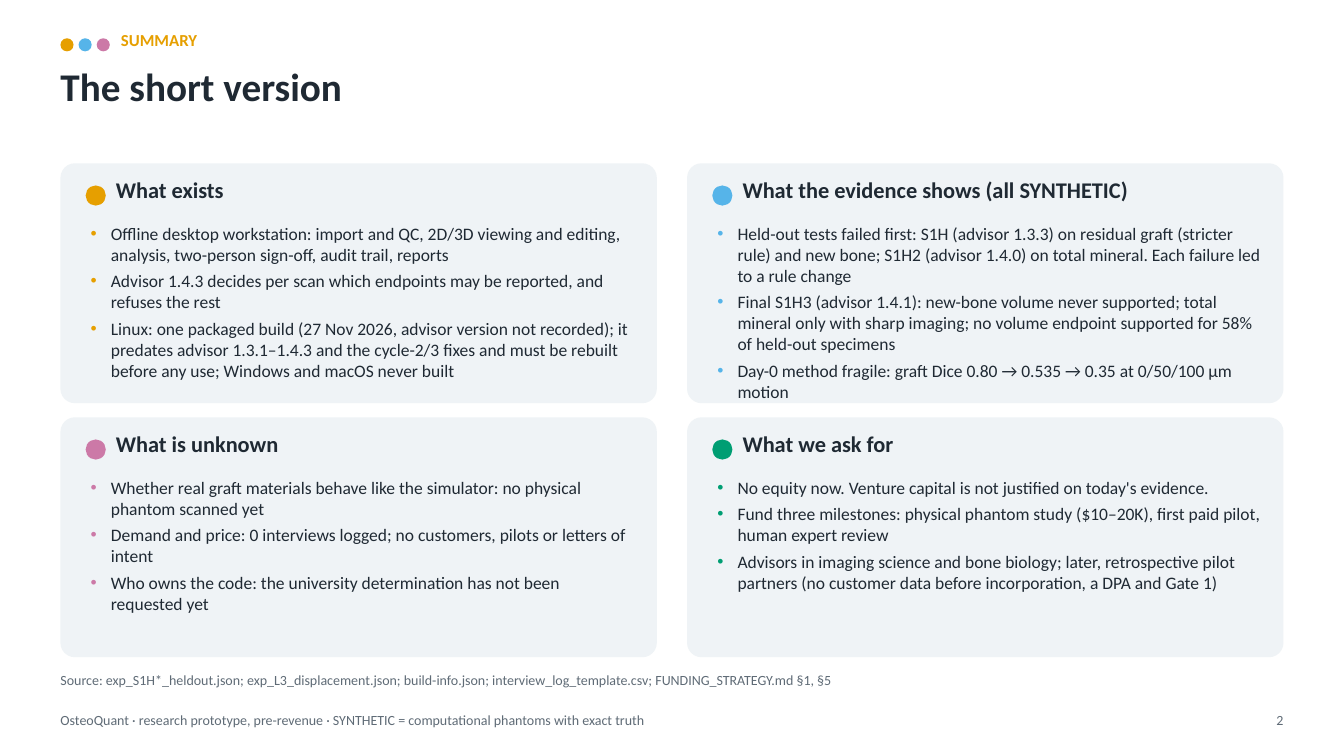
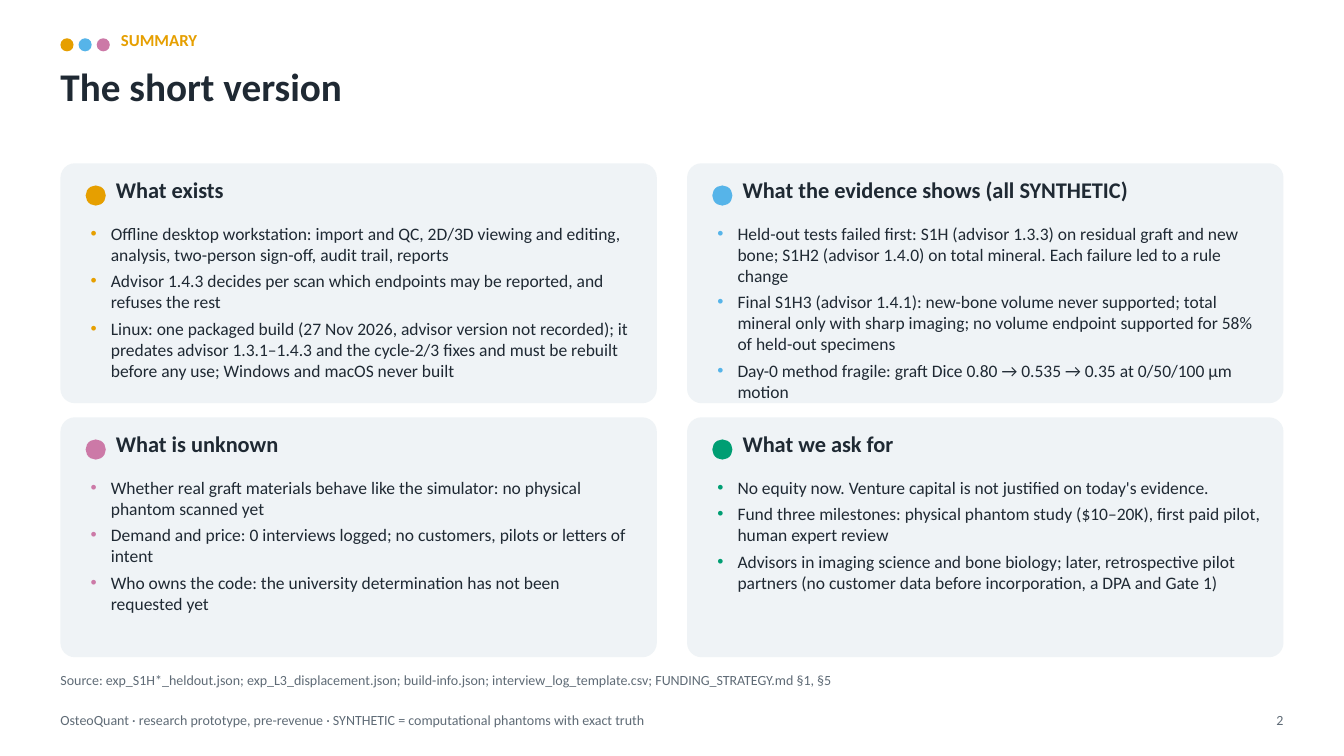
Before and after one commit to arnavhiteshpatel-cloud/playground, a slide deck: slide 2 of investor/OsteoQuant_Investor_Deck.pptx. Drawn at 1344x756 pixels with LibreOffice and Linux fonts; fonts in the diff are those of the drawing. Boxes give left, top, right and bottom in pixels: in the first picture for what was removed or moved away, otherwise in the second. Text is boxed around its words. In the diff, an @@ line names an element or a change of style, - is before the commit and + after.

```diff
--- a/investor/OsteoQuant_Investor_Deck.pptx
+++ b/investor/OsteoQuant_Investor_Deck.pptx
@@ text at bbox=[738, 227, 1238, 285]: text changed @@
-• Held-out tests failed first: S1H (advisor 1.3.3) on residual graft (stricter rule) and new bone; S1H2 (advisor 1.4.0) on total mineral. Each failure led to a rule change
+• Held-out tests failed first: S1H (advisor 1.3.3) on residual graft and new bone; S1H2 (advisor 1.4.0) on total mineral. Each failure led to a rule change
```
Also in this commit, not shown: 2 other slides changed, 4 other files.
